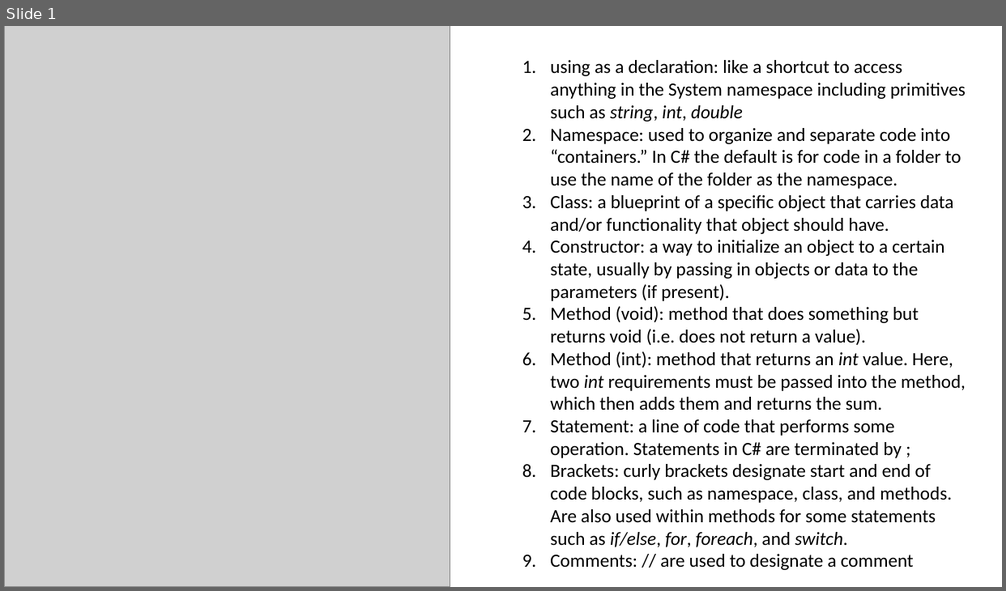
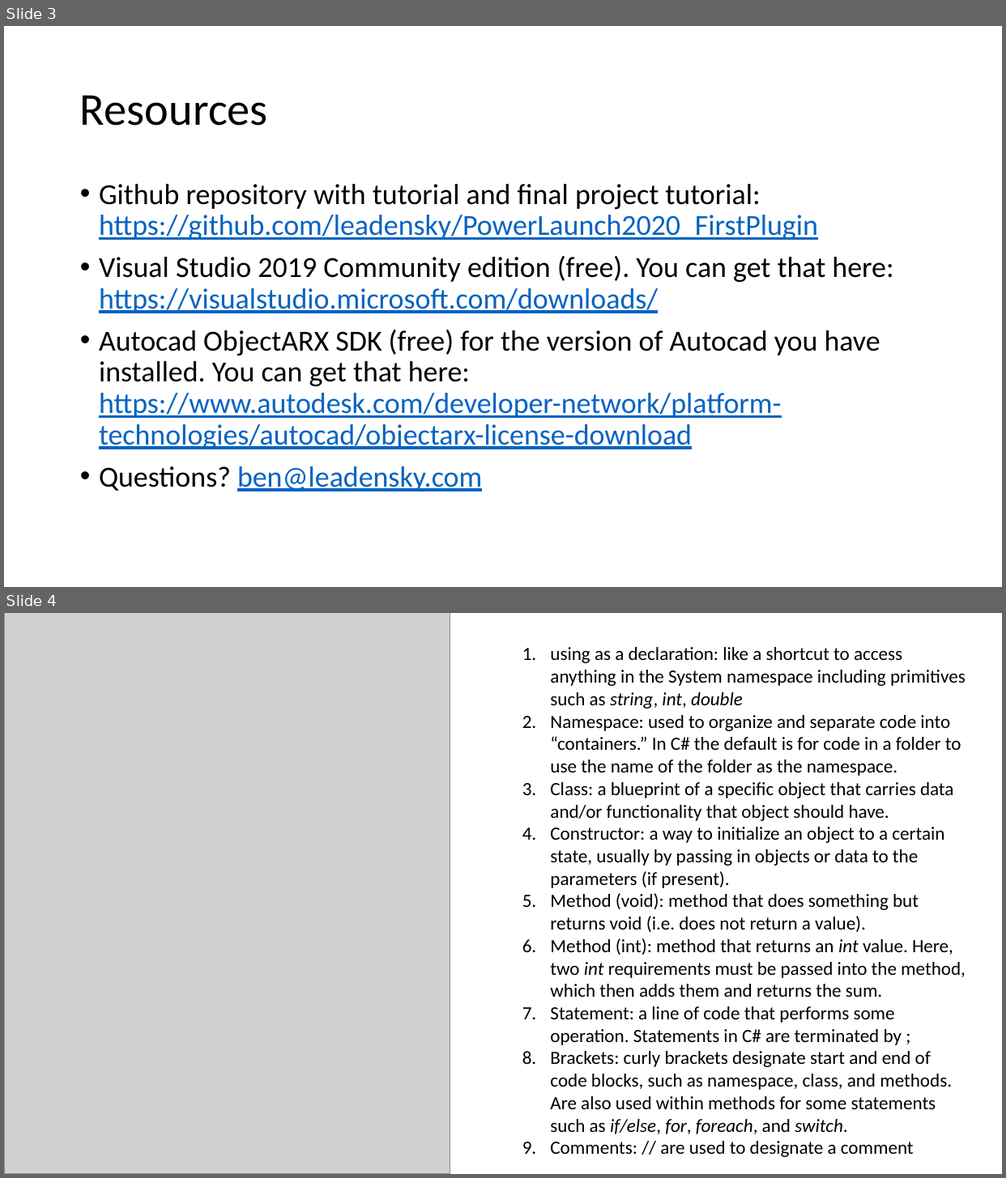
Before and after one commit to 15831944/PowerLaunch2020_FirstPlugin, a slide deck: Plugin Presentation.pptx. Shown one above the other, each under a label of ours: slide 1 before the commit, slides 3 and 4 after it. The pictures are 1006x591 and 1006x1178 pixels, drawn with LibreOffice and Linux fonts; fonts in the diff are those of the drawing; grey boxes stand for pictures. Boxes give left, top, right and bottom in pixels: in the first picture for what was removed or moved away, otherwise in the second. Text is boxed around its words. In the diff, an @@ line names an element or a change of style, - is before the commit and + after.

```diff
--- a/Plugin Presentation.pptx
+++ b/Plugin Presentation.pptx
@@ slide 3 added at [4,26,1002,587], background #FFFFFF @@
@@ title added at [80,95,268,126], 44 pt, text #000000 @@
+Resources
@@ text added at [99,184,893,492], 28 pt, text #0563C1, underline @@
+• Github repository with tutorial and final project tutorial: https://github.com/leadensky/PowerLaunch2020_FirstPlugin
+• Visual Studio 2019 Community edition (free). You can get that here: https://visualstudio.microsoft.com/downloads/
+• Autocad ObjectARX SDK (free) for the version of Autocad you have installed. You can get that here: https://www.autodesk.com/developer-network/platform-technologies/autocad/objectarx-license-download
+• Questions? ben@leadensky.com
@@ what was slide 1 is now slide 4 @@
```
Also in this commit, not shown: 2 other slides added.
